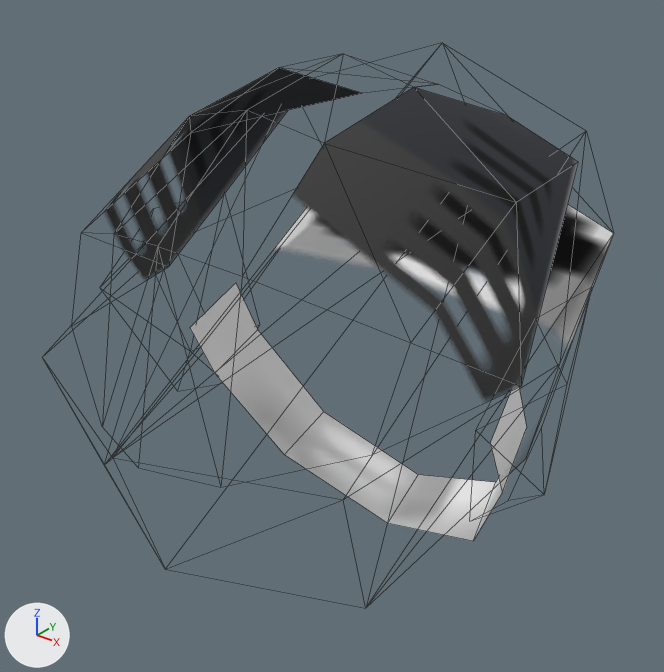
Two versions of the FBX model Assets/Models/Hammer/helmet.fbx, one commit apart.
The view is the same before and after, from a 50 mm camera at (9.13, -11.35, 5.99) aimed at (-0.05, 0.14, -1.13). Arrows for +X, +Y and +Z are at lower left; the lights stay in place. Mesh edges are drawn as thin lines. Where no turn or scale is listed for an object, it has been applied to the vertices.

In view in the first picture: 'hammerhelmet'.
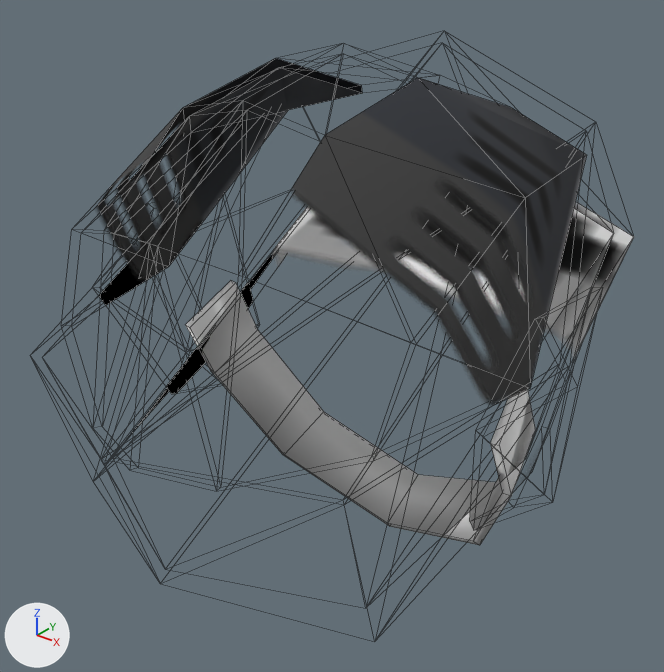
Where the newer file only moved an object's origin or applied its transform, the numbers keep the older frame.

Location of each change, [x1, y1, x2, y2] in pixels of the pictures (664 x 672 px):
'hammerhelmet', reshaped: before [105, 68, 614, 541]; after [96, 58, 634, 545]
part 1 of me_hammerbro, added: after [274, 201, 634, 357]
part 2 of me_hammerbro, added (black): after [96, 58, 587, 545]

The change, as a diff of the scene's bpy script:
```diff
--- a/Assets/Models/Hammer/helmet.fbx.py
+++ b/Assets/Models/Hammer/helmet.fbx.py
@@ me_hammerbro @@
 # used by ob_hammerhelmet; location = (0.0, 0.0, 0.0)
-me_hammerbro.from_pydata(...)  # 73 vertices, 82 faces; spans x -4.54..4.54, y -4.81..4.9, z -6.29..3.68
+me_hammerbro.from_pydata(...)  # 146 vertices, 202 faces; spans x -4.71..4.71, y -5.0..5.16, z -6.44..3.84
+# me_hammerbro part 1: a new loose piece of 18 vertices spanning x -4.36..4.36, y -5.0..5.16, z -3.93..3.73, in mat_helmet (picture img_helmet_png)
+# me_hammerbro part 2
+# 55 vertices are added at x -4.71..4.71, y -4.55..3.21, z -6.44..3.84
+# 92 new faces join them
 me_hammerbro.materials.append(mat_helmet)
```
